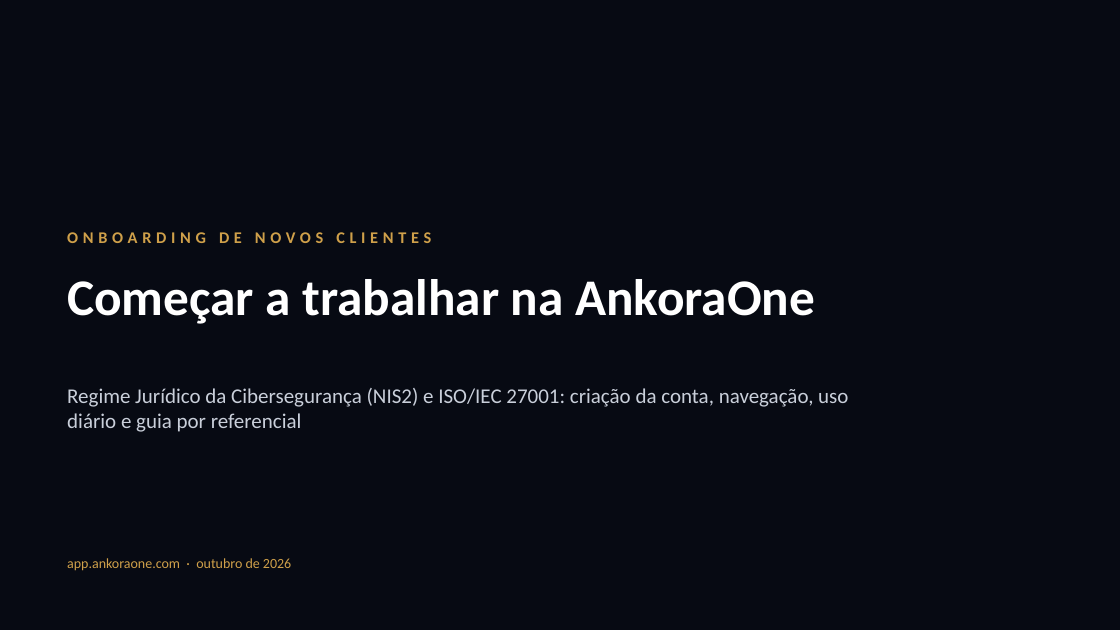
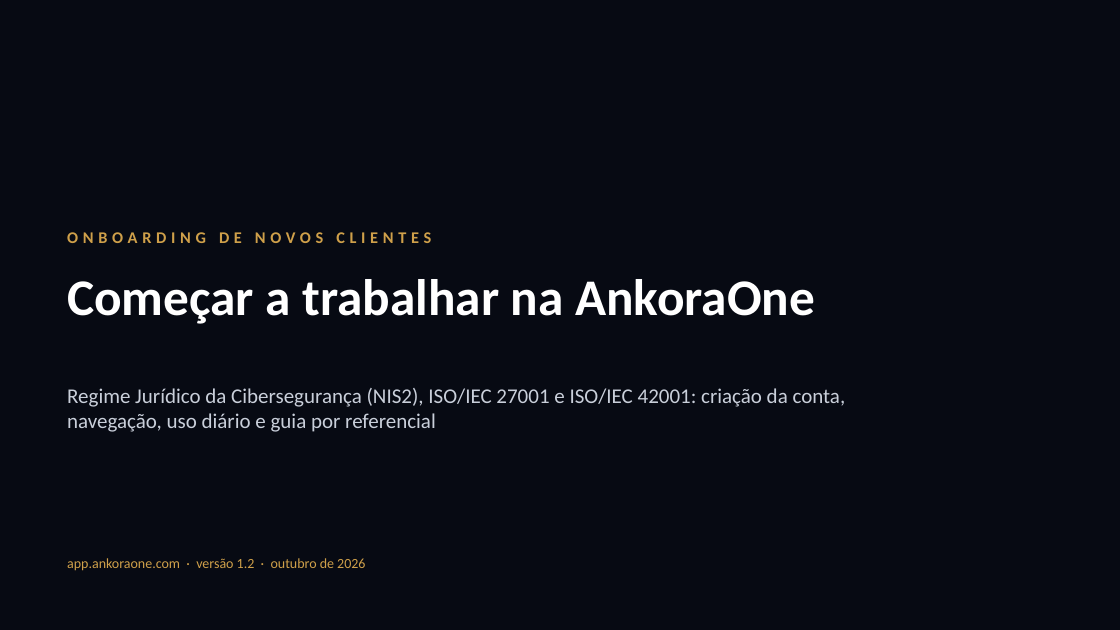
Before and after one commit to dbastoscarvalho23/Securematurity, a slide deck: slide 1 of docs/onboarding/AnkoraOne-Apresentacao-Onboarding.pptx. Drawn at 1120x630 pixels with LibreOffice and Linux fonts; fonts in the diff are those of the drawing; background and template pictures are left out. Boxes give left, top, right and bottom in pixels: in the first picture for what was removed or moved away, otherwise in the second. Text is boxed around its words. In the diff, an @@ line names an element or a change of style, - is before the commit and + after.

```diff
--- a/docs/onboarding/AnkoraOne-Apresentacao-Onboarding.pptx
+++ b/docs/onboarding/AnkoraOne-Apresentacao-Onboarding.pptx
@@ text at (67,388,846,432): text changed @@
-Regime Jurídico da Cibersegurança (NIS2) e ISO/IEC 27001: criação da conta, navegação, uso diário e guia por referencial
+Regime Jurídico da Cibersegurança (NIS2), ISO/IEC 27001 e ISO/IEC 42001: criação da conta, navegação, uso diário e guia por referencial
@@ text at (67,558,365,571): text changed @@
-app.ankoraone.com · outubro de 2026
+app.ankoraone.com · versão 1.2 · outubro de 2026
```
Also in this commit, not shown: 9 other slides changed, 2 slides added, 16 other files.
